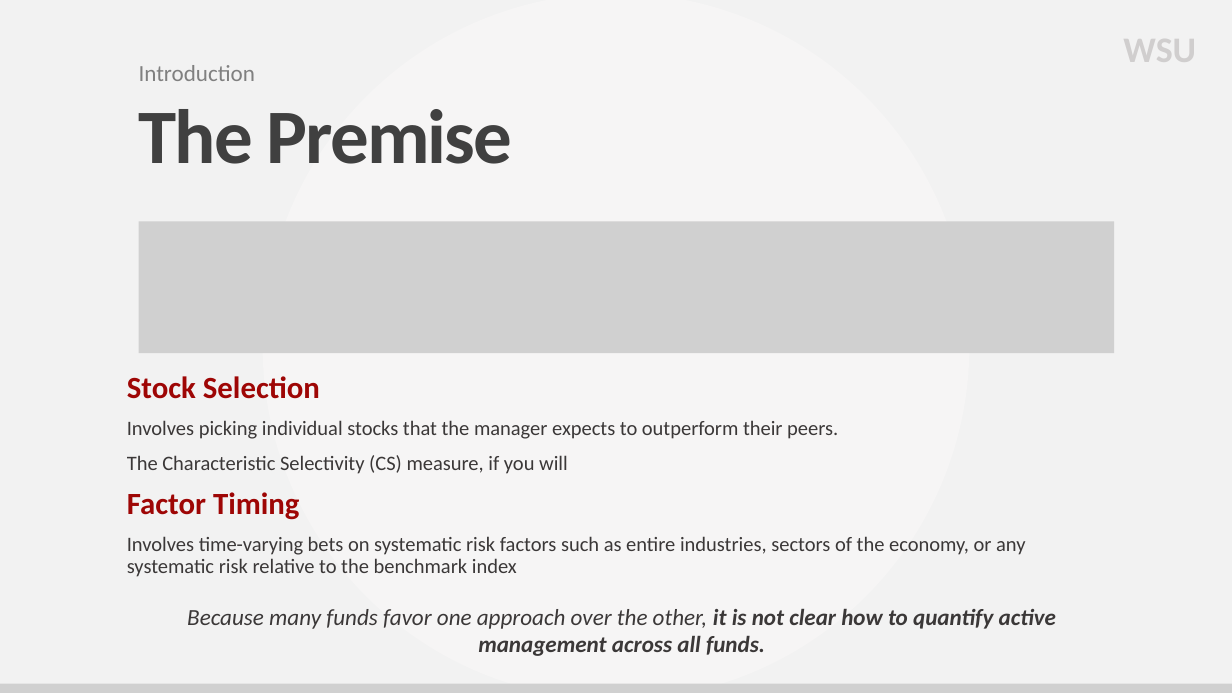
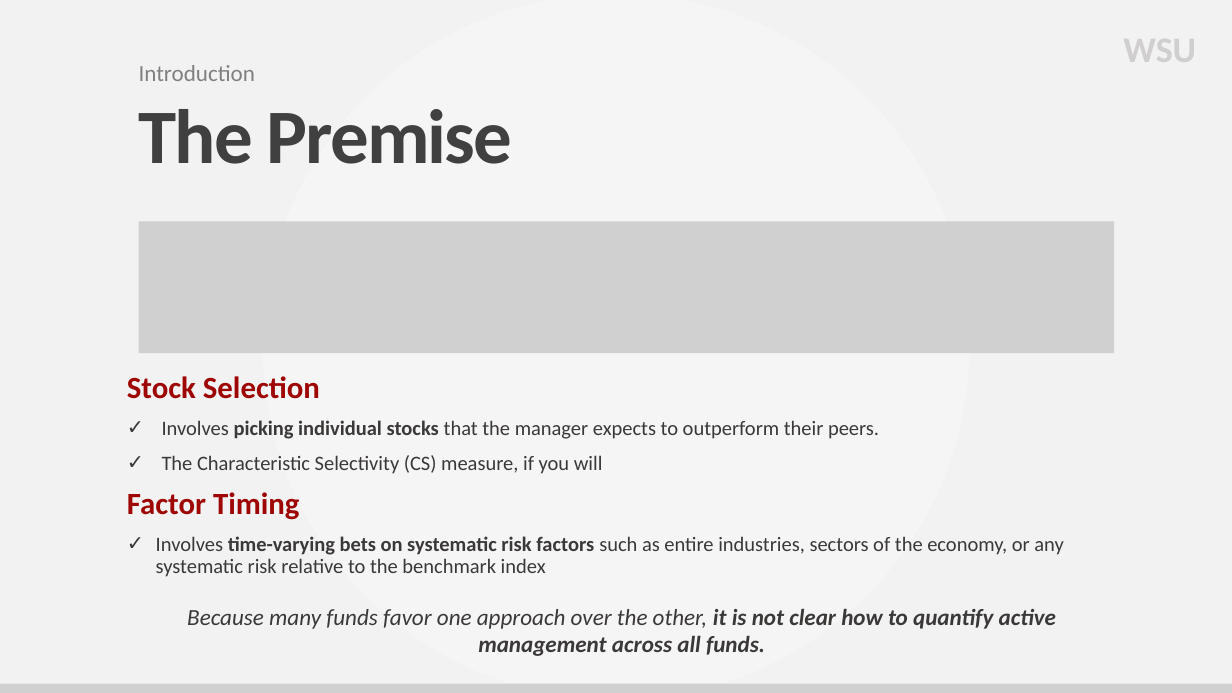
Before and after one commit to adam-bozman/my-apero, a slide deck: slide 2 of content/talks/Financial Economics Seminar 2023/files/active-shares.pptx. Drawn at 1232x693 pixels with LibreOffice and Linux fonts; fonts in the diff are those of the drawing; grey boxes stand for pictures; background and template pictures are left out. Boxes give left, top, right and bottom in pixels: in the first picture for what was removed or moved away, otherwise in the second. Text is boxed around its words. In the diff, an @@ line names an element or a change of style, - is before the commit and + after.

```diff
--- a/content/talks/Financial Economics Seminar 2023/files/active-shares.pptx
+++ b/content/talks/Financial Economics Seminar 2023/files/active-shares.pptx
@@ text at bbox=[156, 420, 1063, 577]: bold on in "picking individual stocks", "time-varying bets on systematic risk factors"; bullet none to ✓ @@
```
Also in this commit, not shown: 3 other slides changed, 1 slide added.
